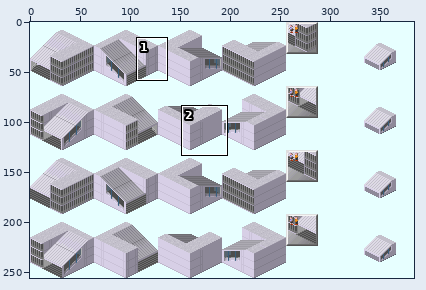
File history of a sprite sheet, Cublic/With_EV/Station_With_Stair_EV.png. The picture above shows the old version from afar; the outline marks the close-up.
Close-up. Old version:
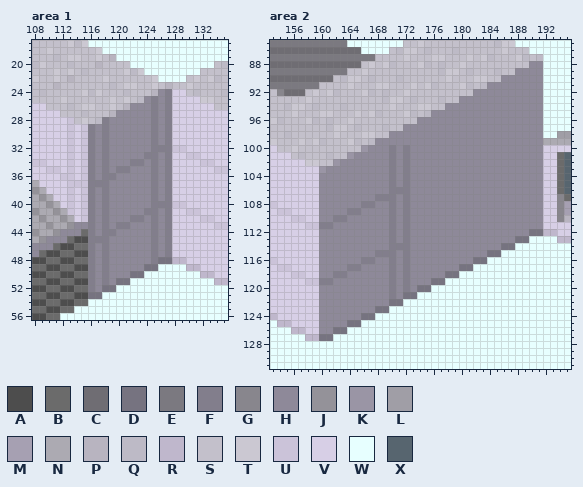
The file is 384x256 pixels. Colours within 5 levels of each other are drawn and written as one. Shown: area 1: x 108..135, y 17..56; area 2: x 153..195, y 85..131. The commit also changed other parts of the picture, which this record leaves out.
Palette (. is transparent): A #4d4d4d  B #6b6b6b  C #6f6d73  D #767380  E #7b7980  F #827e8c  G #88868d  H #8e8999  J #949299  K #9a95a5  L #a09ea6  M #a6a0b2  N #acaab2  P #b8b4c0  Q #bdbac6  R #bfb7cc  S #c3c0cb  T #cbc8d2  U #cbc3d9  V #d7cfe6  W #e7ffff  X #57656f
Pixels before, area 1, first column x 108:
17 SSSSSTQTWWWWWWWWWWWWWWWWWWWW
18 SSTSSSSSSTWWWWWWWWWWWWWWWWWW
19 SSSQSTTSSTSPWWWWWWWWWWWWWWWW
20 QTSSSQSSSPSSSSWWWWWWWWWWWWSQ
21 SSSTSTSQSSSSSTQTWWWWWWWWSSSS
22 TSSTSPSSSSTSSSSSSTWWWWSTSTQS
23 SSSPSSSSSSSQSTTSSTSPSSTSSSSS
24 SQSSSSSTQTSSSQSSSPHFVVSQSSSQ
25 SSSSTSSSSSSTSTSQHFHFVVVVTTSS
26 VVSSSQSTTSSTSPHHHFHFVVVVVVSS
27 VVVVSSSQSSSPHHHHHFHFVVVVVVVV
28 VVVVVUSTSQFHHHHHHFHFVVVVVVVV
29 VVVVVUVUFHFHHHHHHFHFVVVVVVVV
30 VVVVVUVUFHFHHHHHHFHFVVVVVVVV
31 VVVVVUVUFHFHHHHHHFHFVVVVVVVV
32 VVVVVUVUFHFHHHHHHFFFUUVVVVVV
33 VVVVVUVUFHFHHHHHFFHFVVUUVVVV
34 UUVVVUVUFHFHHHFFHFHFVVVVUUVV
35 VVUUVUVUFHFHFFHHHFHFVVVVVVUU
36 VVVVUUVUFHFFHHHHHFHFVVVVVVVV
37 NVVVVUUUFFFHHHHHHFHFVVVVVVVV
38 JNVVVUVUFHFHHHHHHFHFVVVVVVVV
39 NJNVVUVUFHFHHHHHHFHFVVVVVVVV
40 NNJNVUVUFHFHHHHHHFFFUUVVVVVV
41 JNNJNUVUFHFHHHHHFFHFVVUUVVVV
42 NJNNJNVUFHFHHHFFHFHFVVVVUUVV
43 NNJNNJHHFHFHFFHHHFHFVVVVVVUU
44 JNNJHHHBFHFFHHHHHFHFVVVVVVVV
45 NJHHHBAAFFFHHHHHHFHFVVVVVVVV
46 HHHBAABBFHFHHHHHHFHFVVVVVVVV
47 HBAABBAAFHFHHHHHHFHFVVVVVVVV
48 AABBAABBFHFHHHHHHFDDRRVVVVVV
49 BBAABBAAFHFHHHHHDDWWWWRRVVVV
50 AABBAABBFHFHHHDDWWWWWWWWRRVV
51 BBAABBAAFHFHDDWWWWWWWWWWWWRR
52 AABBAABBFHDDWWWWWWWWWWWWWWWW
53 BBAABBAADDWWWWWWWWWWWWWWWWWW
54 AABBAABBWWWWWWWWWWWWWWWWWWWW
55 BBAABBWWWWWWWWWWWWWWWWWWWWWW
56 AABBWWWWWWWWWWWWWWWWWWWWWWWW
Pixels before, area 2, first column x 153:
 85 EEEEEEEEEEEWWWWWWWWSSTSSSSSSSSSSQTTWWWWWWWW
 86 CCCCCCCCCCCCCWWWWSQTTSQSSSQSSSSSSTSSSWWWWWW
 87 EEEEEEEEEEEEEEESSSSTSSSTTSSSTSTQSSSTQSQWWWW
 88 CCCCCCCCCCCCCSTSTQSSSTQSQSSTSSSSSSSSSHHWWWW
 89 EEEEEEEEEEESSTSSSSSSSSSSQTTSQSSSQSSHHHHWWWW
 90 CCCCCCCCCSQTTSQSSSQSSSSSSTSSSTTSSHHHHHHWWWW
 91 EEEEEEESSSSTSSSTTSSSTSTQSSSTQSQHHHHHHHHWWWW
 92 SGCCCSTSTQSSSTQSQSSTSSSSSSSSSHHHHHHHHHHWWWW
 93 SSSSSTSSSSSSSSSSQTTSQSSSQSSHHHHHHHHHHHHWWWW
 94 SSQTTSQSSSQSSSSSSTSSSTTSSHHHHHHHHHHHHHHWWWW
 95 SSSTSSSTTSSSTSTQSSSTQSQHHHHHHHHHHHHHHHHWWWW
 96 TQSSSTQSQSSTSSSSSSSSSHHHHHHHHHHHHHHHHHHWWWW
 97 SSSSSSSSQTTSQSSSQSSHHHHHHHHHHHHHHHHHHHHWWWW
 98 SSQSSSSSSTSSSTTSSHHHHHHHHHHHHHHHHHHHHHHWWLL
 99 TSSSTSTQSSSTQSQHHHHHHHHHHHHHHHHHHHHHHHHNNNN
100 VSSTSSSSSSSSSKHHHFHFHHHHHHHHHHHHHHHHHHHVVVV
101 VVVSQSSSQSSKHHHHHFHFHHHHHHHHHHHHHHHHHHHVVBX
102 VVVVVTTSSKHHHHHHHFHFHHHHHHHHHHHHHHHHHHHVVBX
103 VVVVVVVKHHHHHHHHHFHFHHHHHHHHHHHHHHHHHHHVVBX
104 VVVVVVVHHHHHHHHHHFHFHHHHHHHHHHHHHHHHHHHVVBX
105 VVVVVVVHHHHHHHHHHFHFHHHHHHHHHHHHHHHHHHHVVBX
106 VVVVVVVHHHHHHHHHHFFFHHHHHHHHHHHHHHHHHHHVVBX
107 VVVVVVVHHHHHHHHFFFHFHHHHHHHHHHHHHHHHHHHVVGB
108 UVVVVVVHHHHHHFFHHFHFHHHHHHHHHHHHHHHHHHHVVGM
109 VUUVVVVHHHHFFHHHHFHFHHHHHHHHHHHHHHHHHHHVVGM
110 VVVUUVVHHFFHHHHHHFHFHHHHHHHHHHHHHHHHHHHVVGP
111 VVVVVUUFFHHHHHHHHFHFHHHHHHHHHHHHHHHHHHHVVVV
112 VVVVVVVHHHHHHHHHHFHFHHHHHHHHHHHHHHHHHDDRRVV
113 VVVVVVVHHHHHHHHHHFHFHHHHHHHHHHHHHHHDDWWWWRR
114 VVVVVVVHHHHHHHHHHFFFHHHHHHHHHHHHHDDWWWWWWWW
115 VVVVVVVHHHHHHHHFFFHFHHHHHHHHHHHDDWWWWWWWWWW
116 UVVVVVVHHHHHHFFHHFHFHHHHHHHHHDDWWWWWWWWWWWW
117 VUUVVVVHHHHFFHHHHFHFHHHHHHHDDWWWWWWWWWWWWWW
118 VVVUUVVHHFFHHHHHHFHFHHHHHDDWWWWWWWWWWWWWWWW
119 VVVVVUUFFHHHHHHHHFHFHHHDDWWWWWWWWWWWWWWWWWW
120 VVVVVVVHHHHHHHHHHFHFHDDWWWWWWWWWWWWWWWWWWWW
121 VVVVVVVHHHHHHHHHHFHDDWWWWWWWWWWWWWWWWWWWWWW
122 VVVVVVVHHHHHHHHHHDDWWWWWWWWWWWWWWWWWWWWWWWW
123 VVVVVVVHHHHHHHHDDWWWWWWWWWWWWWWWWWWWWWWWWWW
124 RVVVVVVHHHHHHDDWWWWWWWWWWWWWWWWWWWWWWWWWWWW
125 WRRVVVVHHHHDDWWWWWWWWWWWWWWWWWWWWWWWWWWWWWW
126 WWWRRVVHHDDWWWWWWWWWWWWWWWWWWWWWWWWWWWWWWWW
127 WWWWWRRDDWWWWWWWWWWWWWWWWWWWWWWWWWWWWWWWWWW
128 WWWWWWWWWWWWWWWWWWWWWWWWWWWWWWWWWWWWWWWWWWW
129 WWWWWWWWWWWWWWWWWWWWWWWWWWWWWWWWWWWWWWWWWWW
130 WWWWWWWWWWWWWWWWWWWWWWWWWWWWWWWWWWWWWWWWWWW
131 WWWWWWWWWWWWWWWWWWWWWWWWWWWWWWWWWWWWWWWWWWW
Once edited:
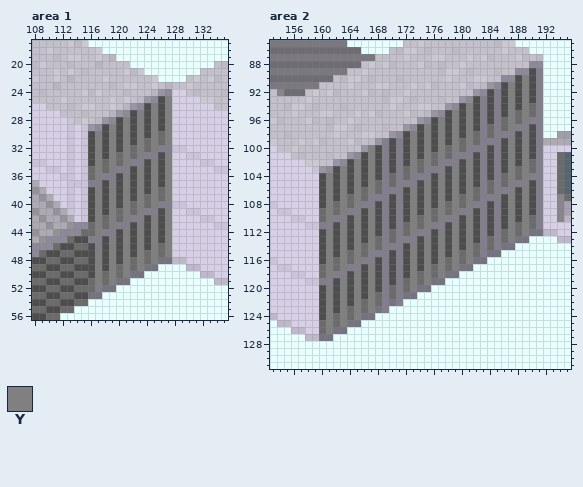
Colours new in this view: Y #808080
Changes in this commit:
Area 1:
y 24: x 126..127 HF -> KH
y 25: x 124..127 HFHF -> KHAY
y 26: x 122 H -> K; x 124..127 HFHF -> AYAY
y 27: x 120 H -> K; x 122..127 HHHFHF -> AYAYAY
y 28: x 118 F -> K; x 120..127 HHHHHFHF -> AYAYAYAY
y 29: x 116 F -> K; x 118..127 FHHHHHHFHF -> AYAYAYAYAY
y 30: x 116..127 FHFHHHHHHFHF -> AYAYAYAYAYBY
y 31: x 116..127 FHFHHHHHHFHF -> AYAYAYAYBYBY
y 32: x 116..125 FHFHHHHHHF -> AYAYAYBYBY
y 33: x 116..123 FHFHHHHH -> AYAYBYBY; x 126..127 HF -> AY
y 34: x 116..121 FHFHHH -> AYBYBY; x 124..127 HFHF -> AYAY
y 35: x 116..119 FHFH -> BYBY; x 122..127 HHHFHF -> AYAYAY
y 36: x 116..117 FH -> BY; x 120..127 HHHHHFHF -> AYAYAYAY
y 37: x 118..127 FHHHHHHFHF -> AYAYAYAYAY
y 38: x 116..127 FHFHHHHHHFHF -> AYAYAYAYAYBY
y 39: x 116..127 FHFHHHHHHFHF -> AYAYAYAYBYBY
y 40: x 116..125 FHFHHHHHHF -> AYAYAYBYBY
y 41: x 116..123 FHFHHHHH -> AYAYBYBY; x 126..127 HF -> AY
y 42: x 116..121 FHFHHH -> AYBYBY; x 124..127 HFHF -> AYAY
y 43: x 116..119 FHFH -> BYBY; x 122..127 HHHFHF -> AYAYAY
y 44: x 116..117 FH -> BY; x 120..127 HHHHHFHF -> AYAYAYAY
y 45: x 118..127 FHHHHHHFHF -> AYAYAYAYAY
y 46: x 116..127 FHFHHHHHHFHF -> AYAYAYAYAYBY
y 47: x 116..127 FHFHHHHHHFHF -> AYAYAYAYBYBY
y 48: x 116..125 FHFHHHHHHF -> AYAYAYBYBY
y 49: x 116..123 FHFHHHHH -> AYAYBYBY
y 50: x 116..121 FHFHHH -> AYBYBY
y 51: x 116..119 FHFH -> BYBY
y 52: x 116..117 FH -> BY
Area 2:
y 89: x 190..191 HH -> AF
y 90: x 188..191 HHHH -> AYAF
y 91: x 184 H -> K; x 186..191 HHHHHH -> AYAYAF
y 92: x 182 H -> K; x 184..191 HHHHHHHH -> AFAYAYAF
y 93: x 180 H -> K; x 182..191 HHHHHHHHHH -> AFAFAYAYAF
y 94: x 178 H -> K; x 180..191 HHHHHHHHHHHH -> AYAFAFAYAYBF
y 95: x 176 H -> K; x 178..191 HHHHHHHHHHHHHH -> AYAYAFAFAYBYBF
y 96: x 174 H -> K; x 176..191 HHHHHHHHHHHHHHHH -> AYAYAYAFAFBYBYFF
y 97: x 172 H -> K; x 174..191 HHHHHHHHHHHHHHHHHH -> AYAYAYAYAFBFBYFFAF
y 98: x 170 H -> K; x 172..191 HHHHHHHHHHHHHHHHHHHH -> AYAYAYAYAYBFBFFFAYAF
y 99: x 168..191 HHHHHHHHHHHHHHHHHHHHHHHH -> KFAFAYAYAYAYBYBFFFAYAYAF
y 100: x 167..191 HHHFHFHHHHHHHHHHHHHHHHHHH -> YAFAFAYAYAYBYBFFFAFAYAYAF
y 101: x 166..191 HHHHFHFHHHHHHHHHHHHHHHHHHH -> AYAFAFAYAYBYBFFFAFAFAYAYAF
y 102: x 164..191 HHHHHHFHFHHHHHHHHHHHHHHHHHHH -> AYAYAFAFAYBYBFFFAYAFAFAYAYBF
y 103: x 159 V -> U; x 162..191 HHHHHHHHFHFHHHHHHHHHHHHHHHHHHH -> AYAYAYAFAFBYBFFFAYAYAFAFAYBYBF
y 104: x 160..191 HHHHHHHHHHFHFHHHHHHHHHHHHHHHHHHH -> AYAYAYAYAFBFBFFFAYAYAYAFAFBYBYFF
y 105: x 160..171 HHHHHHHHHHFH -> AYAYAYAYBFBF; x 173..191 HHHHHHHHHHHHHHHHHHH -> FAYAYAYAYAFBFBYFFAF
y 106: x 160..169 HHHHHHHHHH -> AYAYAYBYBF; x 172..191 FHHHHHHHHHHHHHHHHHHH -> AYAYAYAYAYBFBFFFAYAF
y 107: x 160..167 HHHHHHHH -> AYAYBYBF; x 170..191 FHFHHHHHHHHHHHHHHHHHHH -> AFAYAYAYAYBYBFFFAYAYAF
y 108: x 160..165 HHHHHH -> AYBYBY; x 168..191 HHFHFHHHHHHHHHHHHHHHHHHH -> AFAFAYAYAYBYBYFFAFAYAYAF
y 109: x 160..163 HHHH -> BYBY; x 166..191 HHHHFHFHHHHHHHHHHHHHHHHHHH -> AYAFAFAYAYBYBYFFAFAFAYAYAF
y 110: x 160..161 HH -> BY; x 164..191 HHHHHHFHFHHHHHHHHHHHHHHHHHHH -> AYAYAFAFAYBYBYFFAYAFAFAYAYBF
y 111: x 162..191 HHHHHHHHFHFHHHHHHHHHHHHHHHHHHH -> AYAYAYAFAFBYBYFFAYAYAFAFAYBYBF
y 112: x 160..189 HHHHHHHHHHFHFHHHHHHHHHHHHHHHHH -> AYAYAYAYAFBFBYFFAYAYAYAFAFBYBY
y 113: x 160..171 HHHHHHHHHHFH -> AYAYAYAYBFBF; x 173..187 HHHHHHHHHHHHHHH -> FAYAYAYAYAFBFBY
y 114: x 160..169 HHHHHHHHHH -> AYAYAYBYBF; x 172..185 FHHHHHHHHHHHHH -> AYAYAYAYAYBFBF
y 115: x 160..167 HHHHHHHH -> AYAYBYBF; x 170..183 FHFHHHHHHHHHHH -> AFAYAYAYAYBYBF
y 116: x 160..165 HHHHHH -> AYBYBY; x 168..181 HHFHFHHHHHHHHH -> AFAFAYAYAYBYBY
y 117: x 160..163 HHHH -> BYBY; x 166..179 HHHHFHFHHHHHHH -> AYAFAFAYAYBYBY
y 118: x 160..161 HH -> BY; x 164..177 HHHHHHFHFHHHHH -> AYAYAFAFAYBYBY
y 119: x 162..175 HHHHHHHHFHFHHH -> AYAYAYAFAFBYBY
y 120: x 160..173 HHHHHHHHHHFHFH -> AYAYAYAYAFBFBY
y 121: x 160..171 HHHHHHHHHHFH -> AYAYAYAYBFBF
y 122: x 160..169 HHHHHHHHHH -> AYAYAYBYBF; x 171 D -> F
y 123: x 160..167 HHHHHHHH -> AYAYBYBY; x 169 D -> F
y 124: x 160..165 HHHHHH -> AYBYBY
y 125: x 160..163 HHHH -> BYBY
y 126: x 160..161 HH -> BY
